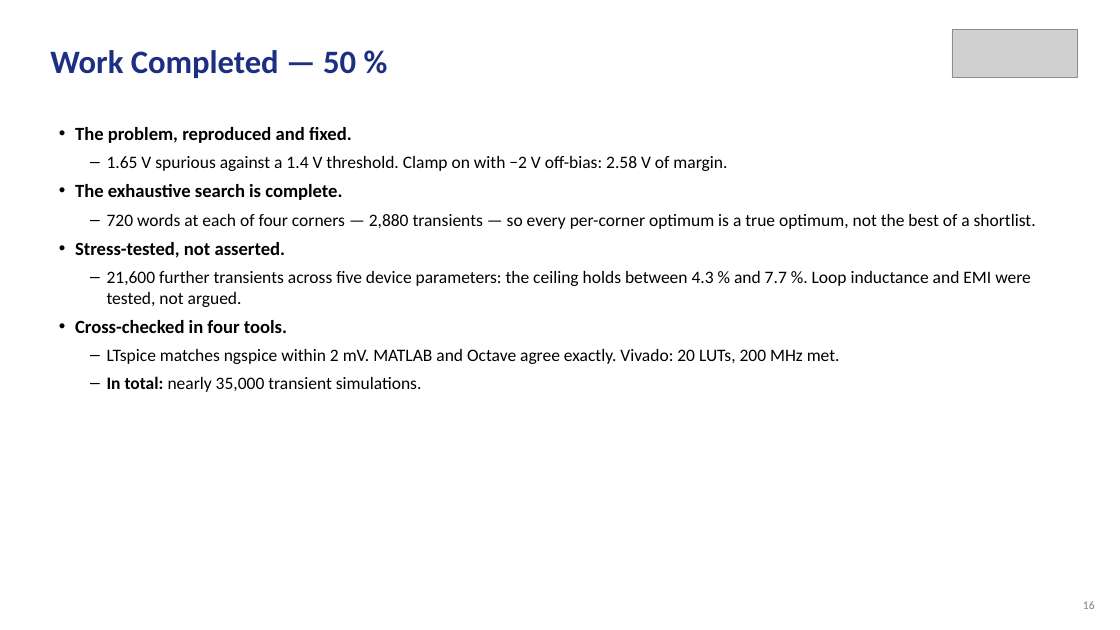
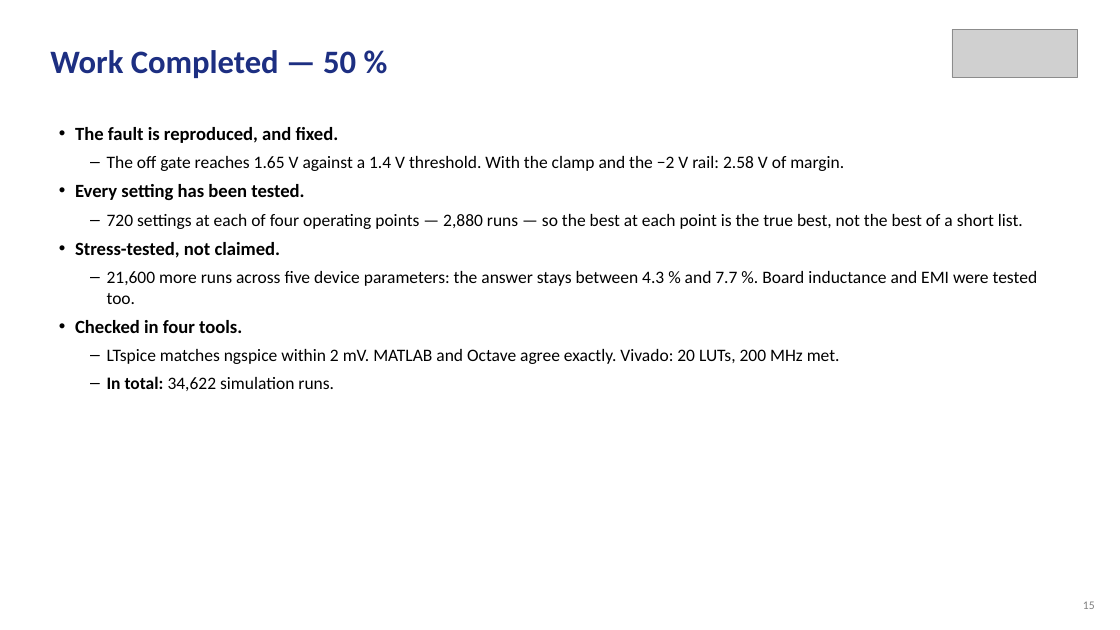
Before and after one commit to Amritha902/gan-driver, a slide deck: slide 15 of review/Review1_GaN_Segmented_Gate_Driver.pptx (slide 16 before the commit). Drawn at 1120x630 pixels with LibreOffice and Linux fonts; fonts in the diff are those of the drawing; grey boxes stand for pictures. Boxes give left, top, right and bottom in pixels: in the first picture for what was removed or moved away, otherwise in the second. Text is boxed around its words. In the diff, an @@ line names an element or a change of style, - is before the commit and + after.

```diff
--- a/review/Review1_GaN_Segmented_Gate_Driver.pptx
+++ b/review/Review1_GaN_Segmented_Gate_Driver.pptx
@@ text at box(75, 127, 1038, 333): text changed @@
-• The problem, reproduced and fixed.
-– 1.65 V spurious against a 1.4 V threshold. Clamp on with −2 V off-bias: 2.58 V of margin.
-• The exhaustive search is complete.
-– 720 words at each of four corners — 2,880 transients — so every per-corner optimum is a true optimum, not the best of a shortlist.
-• Stress-tested, not asserted.
-– 21,600 further transients across five device parameters: the ceiling holds between 4.3 % and 7.7 %. Loop inductance and EMI were tested, not argued.
-• Cross-checked in four tools.
+• The fault is reproduced, and fixed.
+– The off gate reaches 1.65 V against a 1.4 V threshold. With the clamp and the −2 V rail: 2.58 V of margin.
+• Every setting has been tested.
+– 720 settings at each of four operating points — 2,880 runs — so the best at each point is the true best, not the best of a short list.
+• Stress-tested, not claimed.
+– 21,600 more runs across five device parameters: the answer stays between 4.3 % and 7.7 %. Board inductance and EMI were tested too.
+• Checked in four tools.
@@ text at box(107, 376, 334, 391): text changed @@
-– In total: nearly 35,000 transient simulations.
+– In total: 34,622 simulation runs.
```
Also in this commit, not shown: 18 other slides changed, 6 slides removed, 12 other files.
